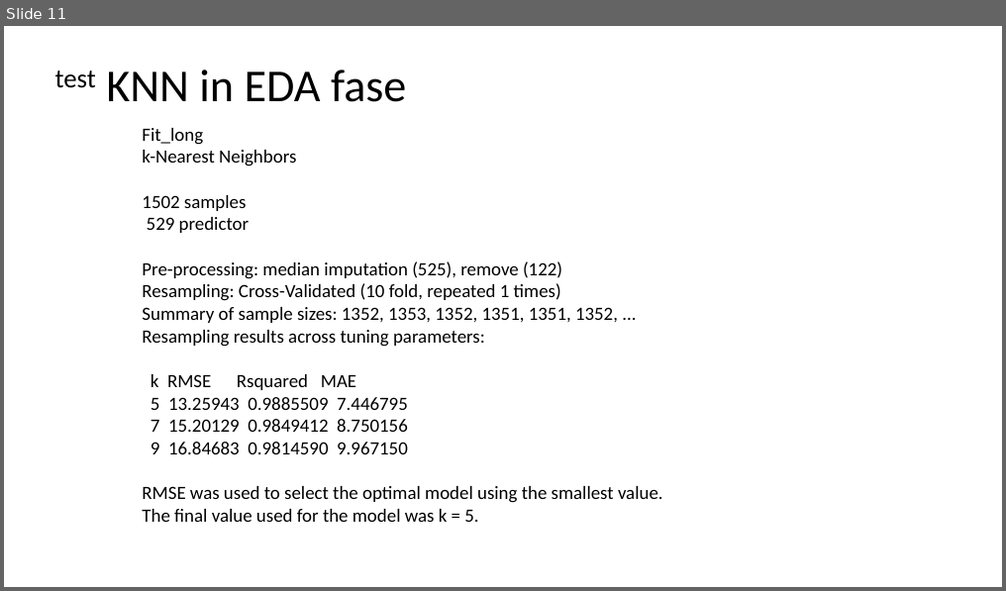
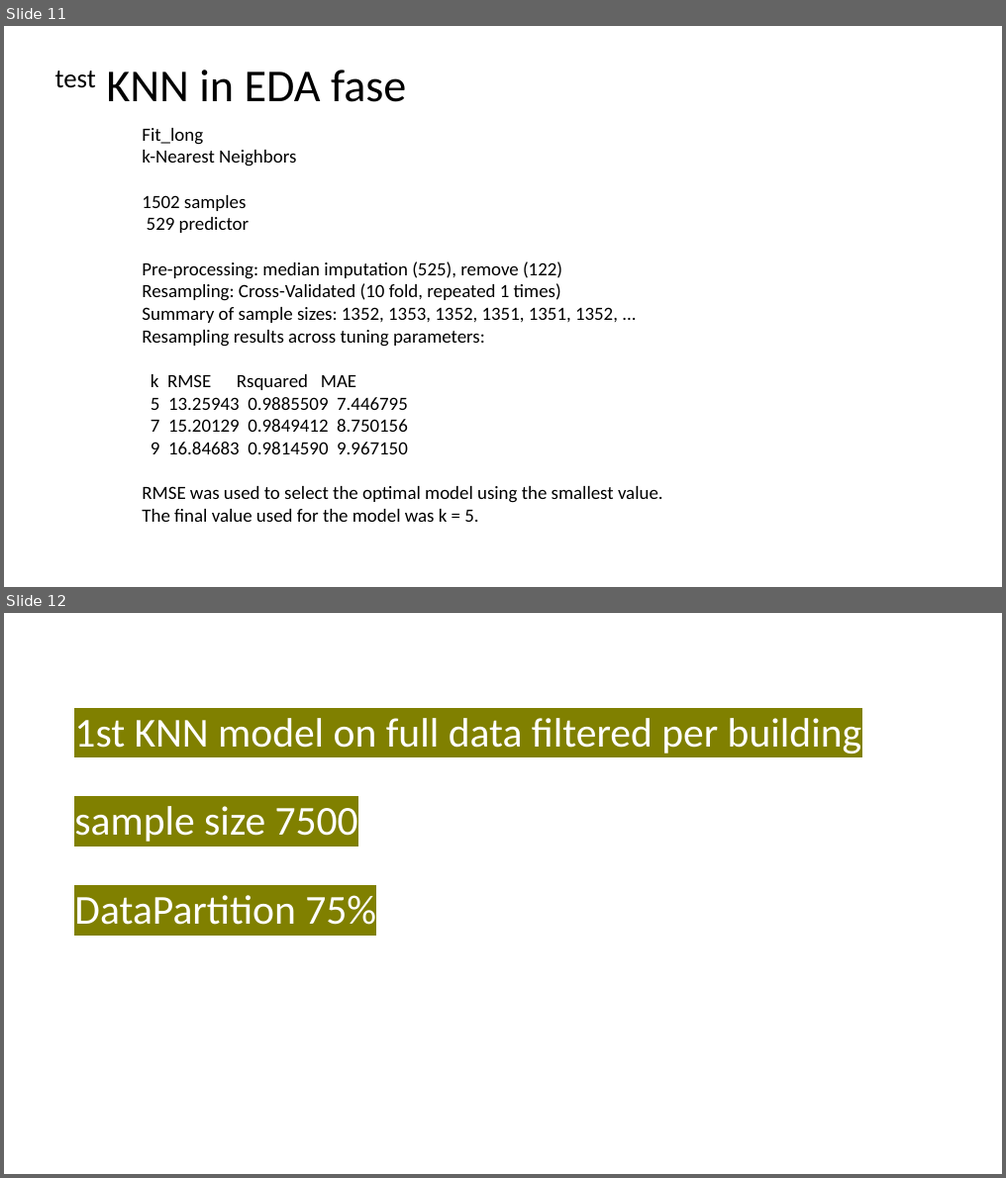
Before and after one commit to NatasjaFortuin/Wifi-locationing, a slide deck: Data etc/Log.pptx. Shown one above the other, each under a label of ours: slide 11 before the commit, slides 11 and 12 after it. The pictures are 1006x591 and 1006x1178 pixels, drawn with LibreOffice and Linux fonts; fonts in the diff are those of the drawing. Boxes give left, top, right and bottom in pixels: in the first picture for what was removed or moved away, otherwise in the second. Text is boxed around its words. In the diff, an @@ line names an element or a change of style, - is before the commit and + after.

```diff
--- a/Data etc/Log.pptx
+++ b/Data etc/Log.pptx
@@ slide 12 added at <box>4,613,1002,1174</box>, background #FFFFFF @@
@@ title added at <box>74,718,861,925</box>, 39.6 pt, text #FFFFFF @@
+1st KNN model on full data filtered per building
+sample size 7500
+DataPartition 75%
```
Also in this commit, not shown: 6 slides changed, 10 other slides added, 41 other files.
